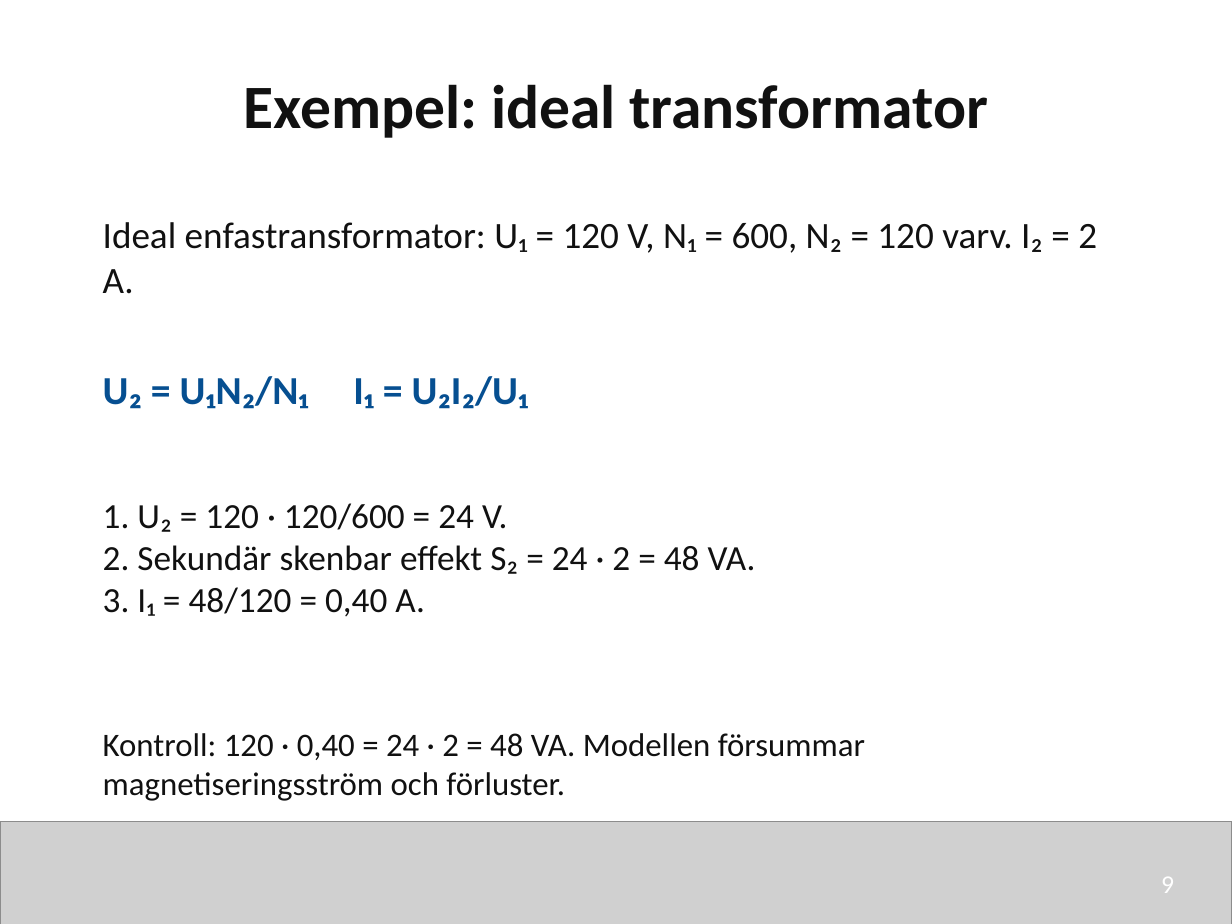
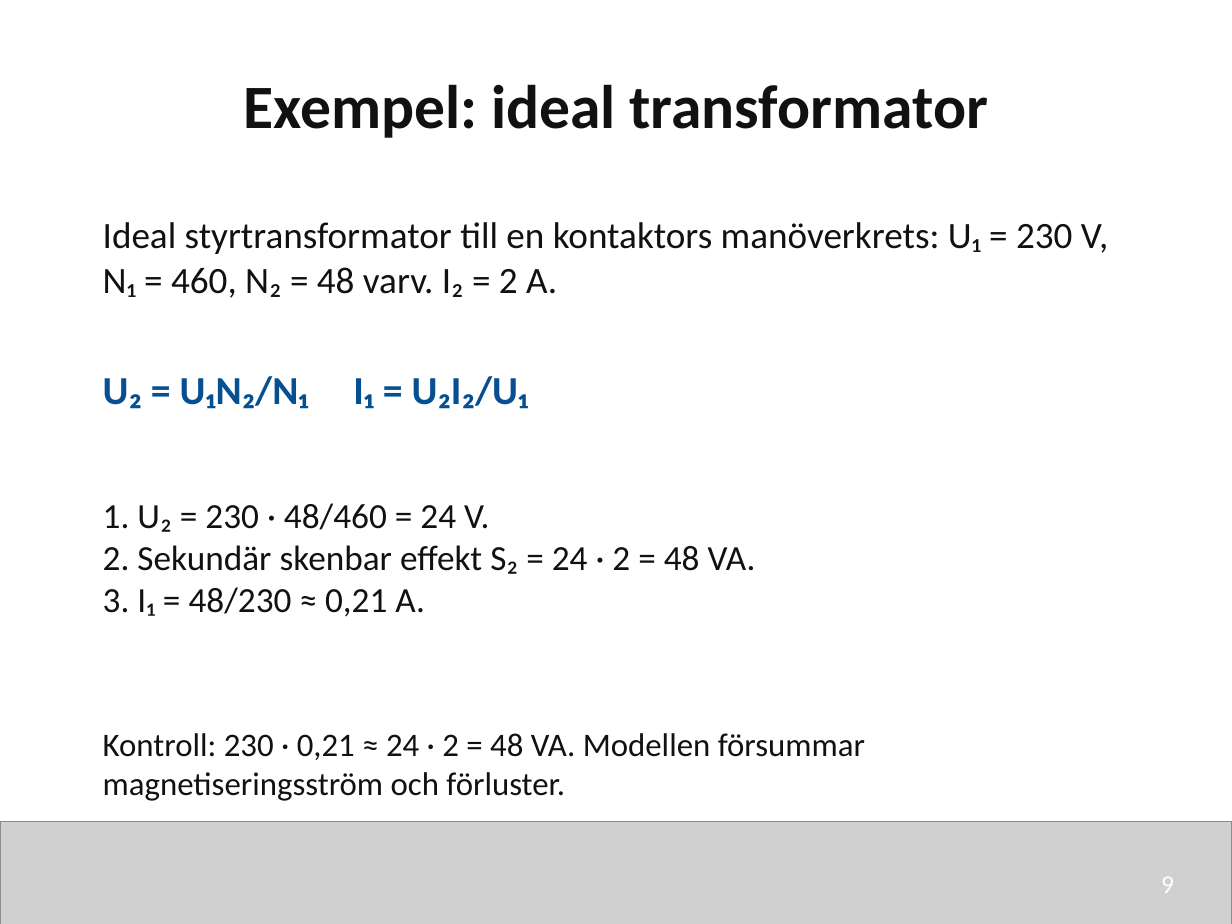
Before and after one commit to nj22az/nj22az.github.io, a slide deck: slide 9 of sjoskolan/vecka-43/aktuell/v43_02_Transformatorer_och_motorer_elev.pptx. Drawn at 1232x924 pixels with LibreOffice and Linux fonts; fonts in the diff are those of the drawing; grey boxes stand for pictures. Boxes give left, top, right and bottom in pixels: in the first picture for what was removed or moved away, otherwise in the second. Text is boxed around its words. In the diff, an @@ line names an element or a change of style, - is before the commit and + after.

```diff
--- a/sjoskolan/vecka-43/aktuell/v43_02_Transformatorer_och_motorer_elev.pptx
+++ b/sjoskolan/vecka-43/aktuell/v43_02_Transformatorer_och_motorer_elev.pptx
@@ text at box(103, 222, 1108, 298): text changed @@
-Ideal enfastransformator: U₁ = 120 V, N₁ = 600, N₂ = 120 varv. I₂ = 2 A.
+Ideal styrtransformator till en kontaktors manöverkrets: U₁ = 230 V, N₁ = 460, N₂ = 48 varv. I₂ = 2 A.
@@ text at box(103, 503, 489, 532): text changed @@
-1. U₂ = 120 · 120/600 = 24 V.
+1. U₂ = 230 · 48/460 = 24 V.
@@ text at box(103, 587, 425, 616): text changed @@
-3. I₁ = 48/120 = 0,40 A.
+3. I₁ = 48/230 ≈ 0,21 A.
@@ text at box(103, 733, 865, 801): text changed @@
-Kontroll: 120 · 0,40 = 24 · 2 = 48 VA. Modellen försummar magnetiseringsström och förluster.
+Kontroll: 230 · 0,21 ≈ 24 · 2 = 48 VA. Modellen försummar magnetiseringsström och förluster.
```
Also in this commit, not shown: 23 other files.
